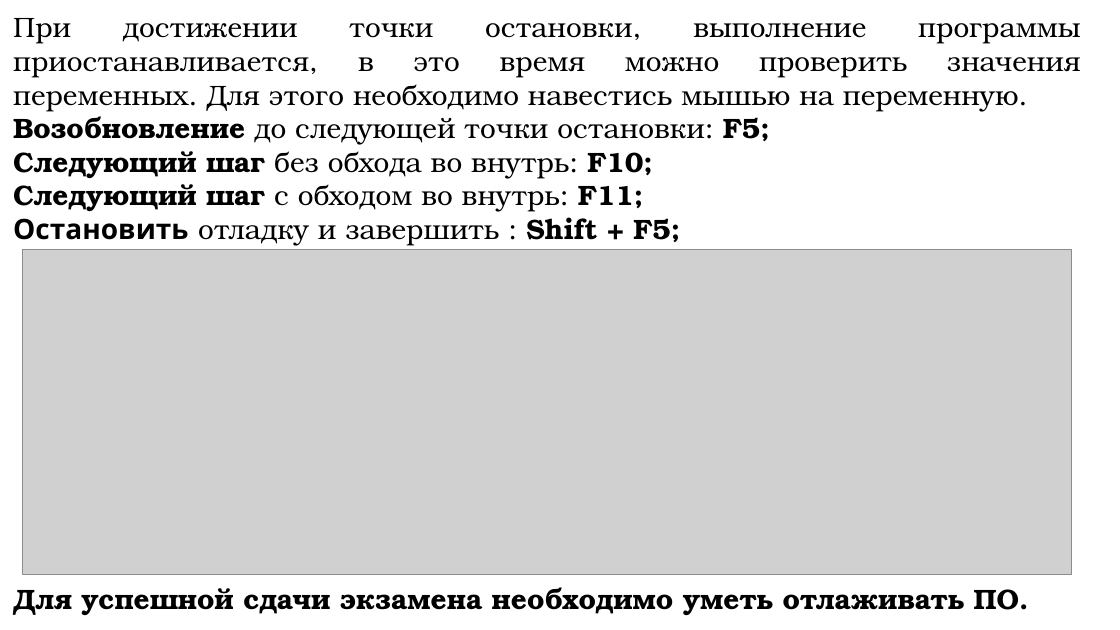
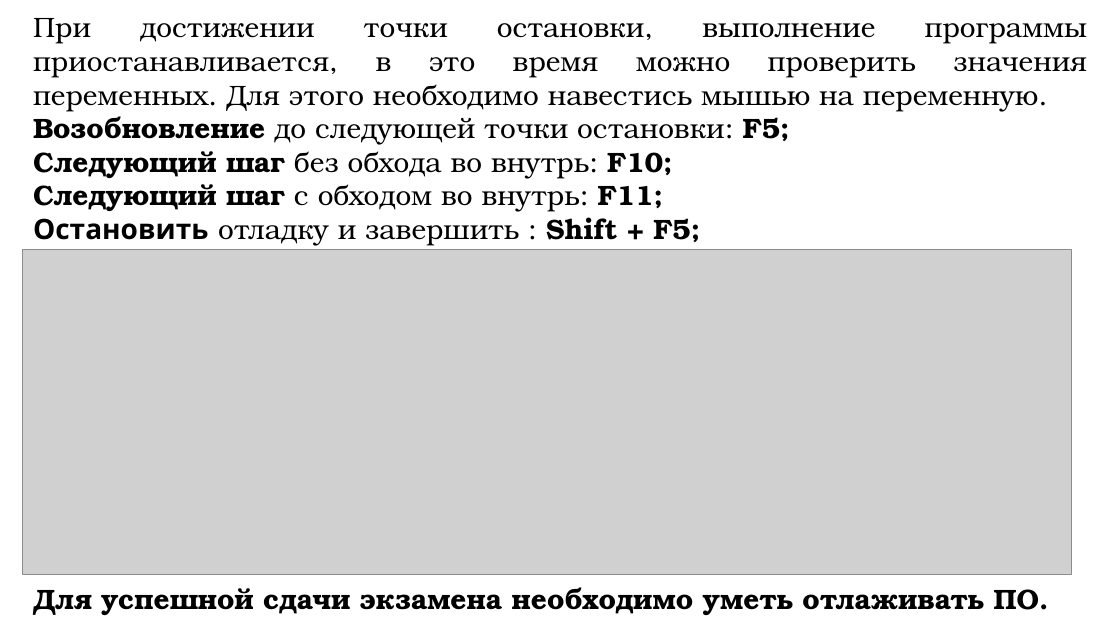
Before and after one commit to DaniilKlyukin/ITiP-1, a slide deck: slide 4 of Лекции/ИТиП лек 4 (лр 4).pptx. Drawn at 1120x630 pixels with LibreOffice and Linux fonts; fonts in the diff are those of the drawing; grey boxes stand for pictures. Boxes give left, top, right and bottom in pixels: in the first picture for what was removed or moved away, otherwise in the second. Text is boxed around its words. In the diff, an @@ line names an element or a change of style, - is before the commit and + after.

```diff
--- a/Лекции/ИТиП лек 4 (лр 4).pptx
+++ b/Лекции/ИТиП лек 4 (лр 4).pptx
@@ text "При достижении точки остановки, выполнение ..." rewrapped from (13, 18, 1081, 615) to (33, 18, 1087, 615) @@
```
Also in this commit, not shown: 7 other slides changed, 1 other file.
